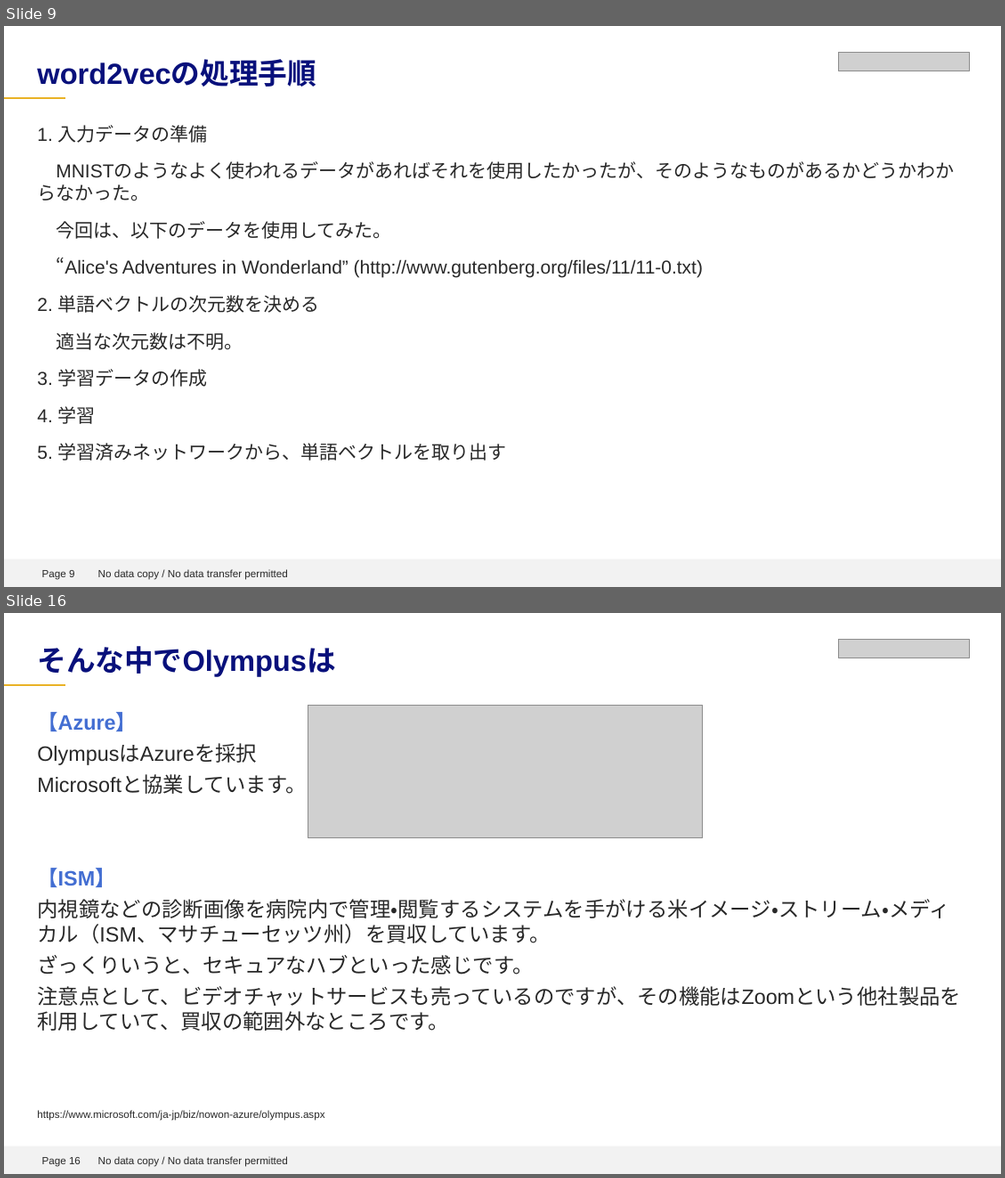
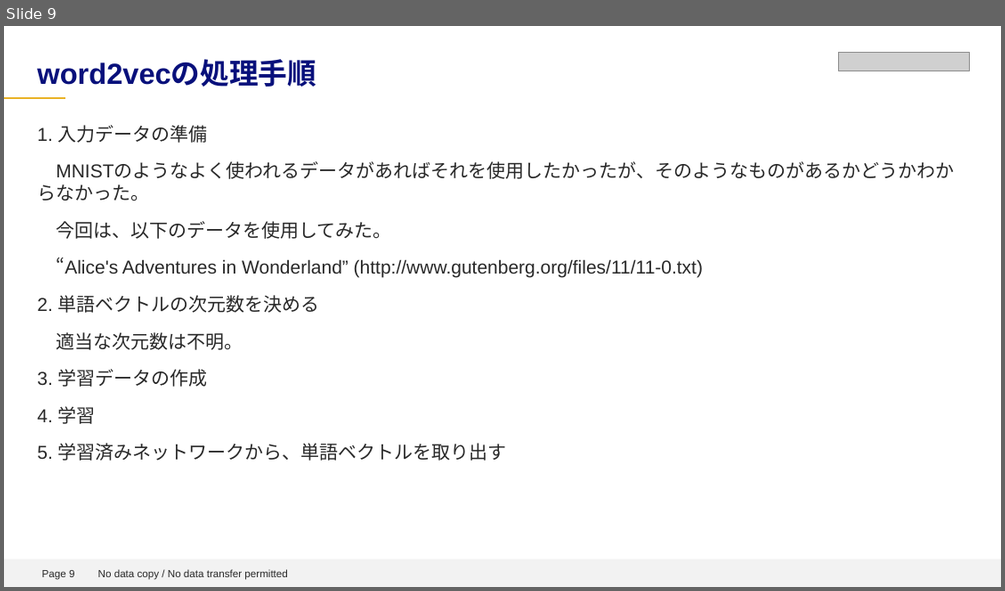
Before and after one commit to sunday-robot/DeepLerningKot, a slide deck: word2vecの紹介.pptx. Shown one above the other, each under a label of ours: slides 9 and 16 before the commit, slide 9 after it; the slides between them are not shown. The pictures are 1005x1178 and 1005x591 pixels, drawn with LibreOffice and Linux fonts; fonts in the diff are those of the drawing; grey boxes stand for pictures; background and template pictures are left out. Boxes give left, top, right and bottom in pixels: in the first picture for what was removed or moved away, otherwise in the second. Text is boxed around its words. In the diff, an @@ line names an element or a change of style, - is before the commit and + after.

```diff
--- a/word2vecの紹介.pptx
+++ b/word2vecの紹介.pptx
@@ slide 16 removed at bbox=[4, 613, 1001, 1174], background #FFFFFF; not listed: 4 template elements that a slide beside it also shows @@
@@ picture removed at bbox=[839, 639, 970, 657] @@
@@ title removed at bbox=[37, 646, 335, 677] @@
-そんな中でOlympusは
@@ text removed at bbox=[37, 712, 961, 1030] @@
-【Azure】
-OlympusはAzureを採択
-Microsoftと協業しています。
-【ISM】
-内視鏡などの診断画像を病院内で管理・閲覧するシステムを手がける米イメージ・ストリーム・メディカル（ISM、マサチューセッツ州）を買収しています。
-ざっくりいうと、セキュアなハブといった感じです。
-注意点として、ビデオチャットサービスも売っているのですが、その機能はZoomという他社製品を利用していて、買収の範囲外なところです。
@@ picture removed at bbox=[308, 705, 704, 838] @@
@@ text removed at bbox=[37, 1110, 324, 1120] @@
-https://www.microsoft.com/ja-jp/biz/nowon-azure/olympus.aspx
```
Also in this commit, not shown: 9 slides changed, 2 slides added, 12 other slides removed.
